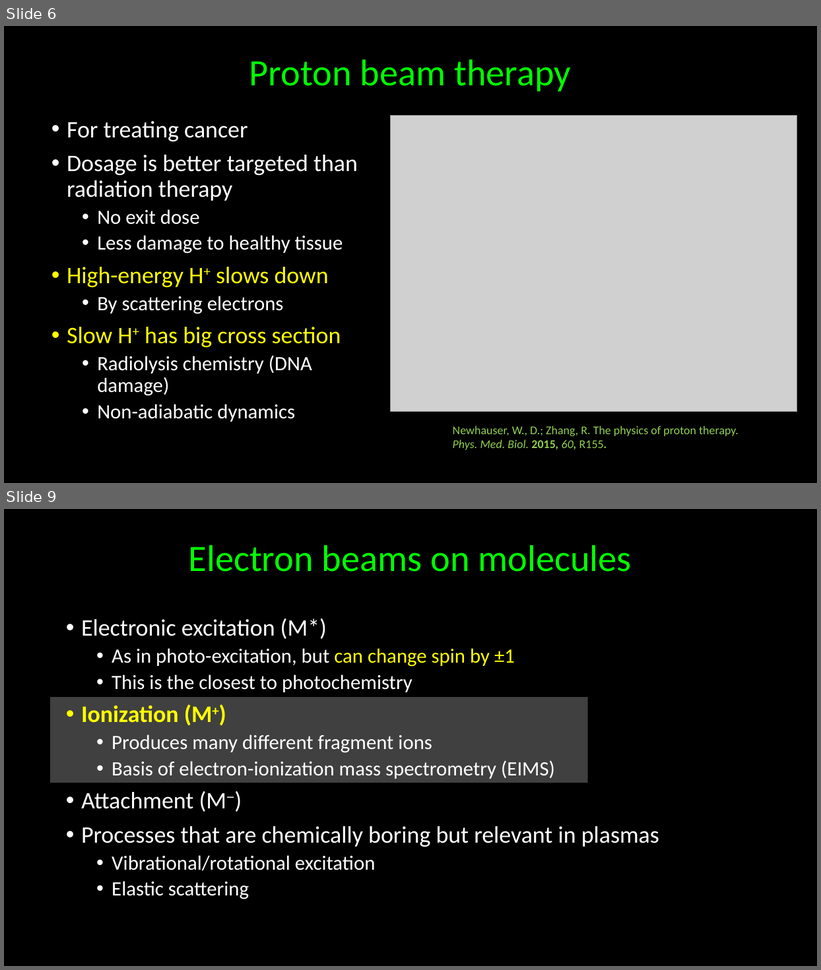
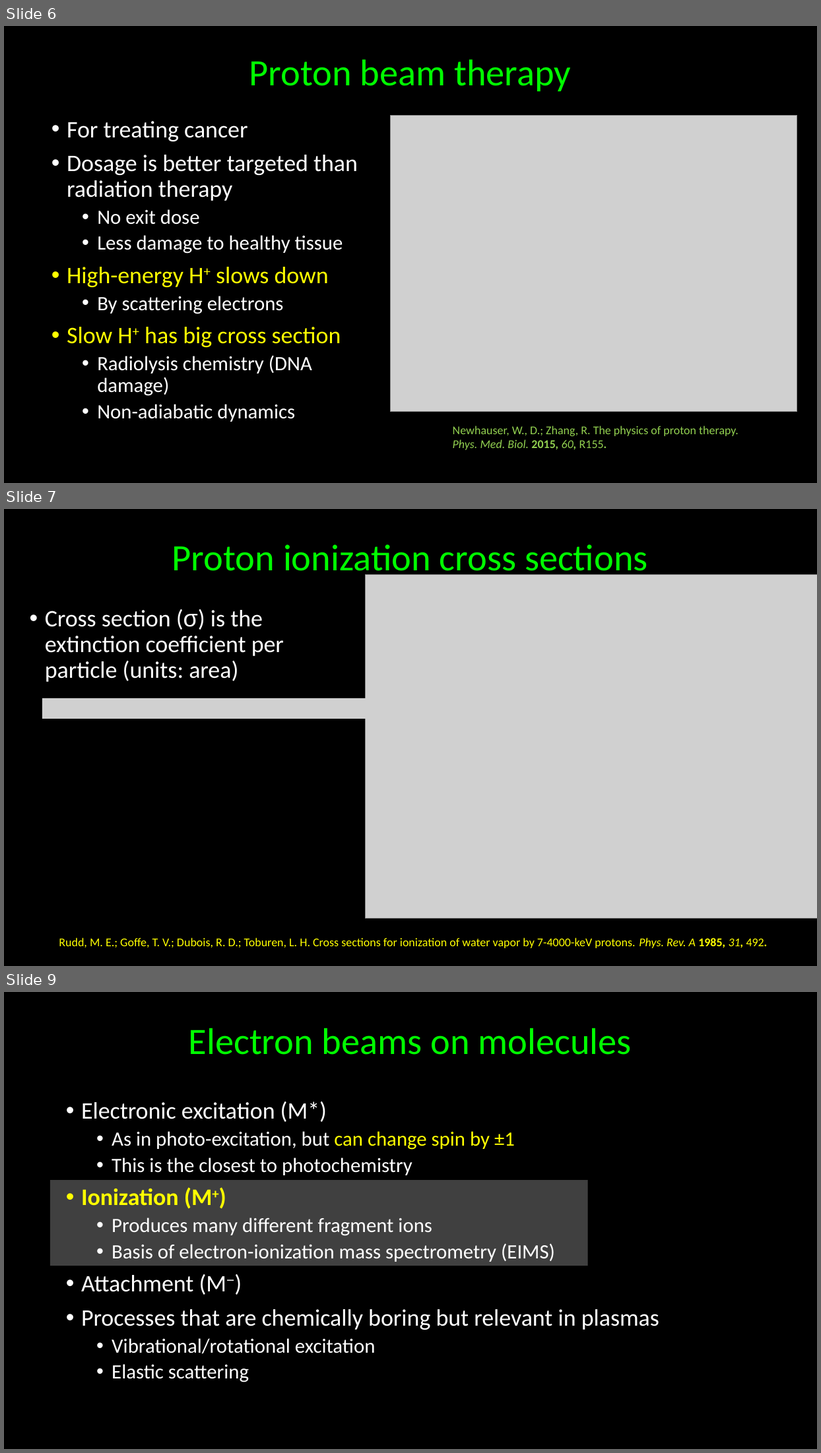
Before and after one commit to kkinist/ACS_Boston_2018, a slide deck: ACS_Boston_2018_Irikura.pptx. Shown one above the other, each under a label of ours: slides 6 and 9 before the commit, slides 6, 7 and 9 after it; the slides between them are not shown. The pictures are 821x970 and 821x1453 pixels, drawn with LibreOffice and Linux fonts; fonts in the diff are those of the drawing; grey boxes stand for pictures. Boxes give left, top, right and bottom in pixels: in the first picture for what was removed or moved away, otherwise in the second. Text is boxed around its words. In the diff, an @@ line names an element or a change of style, - is before the commit and + after.

```diff
--- a/ACS_Boston_2018_Irikura.pptx
+++ b/ACS_Boston_2018_Irikura.pptx
@@ slide 7 added at [4,509,817,966], background #000000 @@
@@ title added at [172,545,648,580], 44 pt, text #00FF00 @@
+Proton ionization cross sections
@@ picture added at [366,575,817,919] @@
@@ text added at [45,609,284,682], 28 pt, text #FFFFFF @@
+• Cross section (σ) is the extinction coefficient per particle (units: area)
@@ picture added at [42,698,394,719] @@
@@ text added at [59,938,768,949], 14 pt, text #FFFF00 @@
+Rudd, M. E.; Goffe, T. V.; Dubois, R. D.; Toburen, L. H. Cross sections for ionization of water vapor by 7-4000-keV protons. Phys. Rev. A 1985, 31, 492.
```
Also in this commit, not shown: 9 slides changed, 1 other file.
